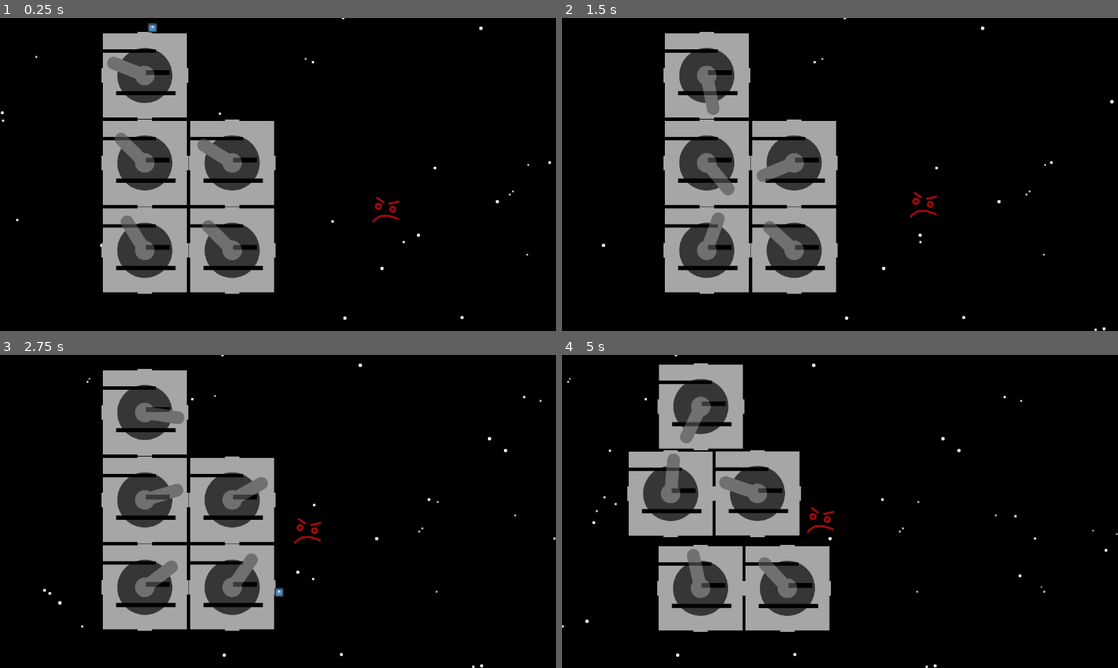
Above: before the commit, frames 1-4 (two rows, left to right).
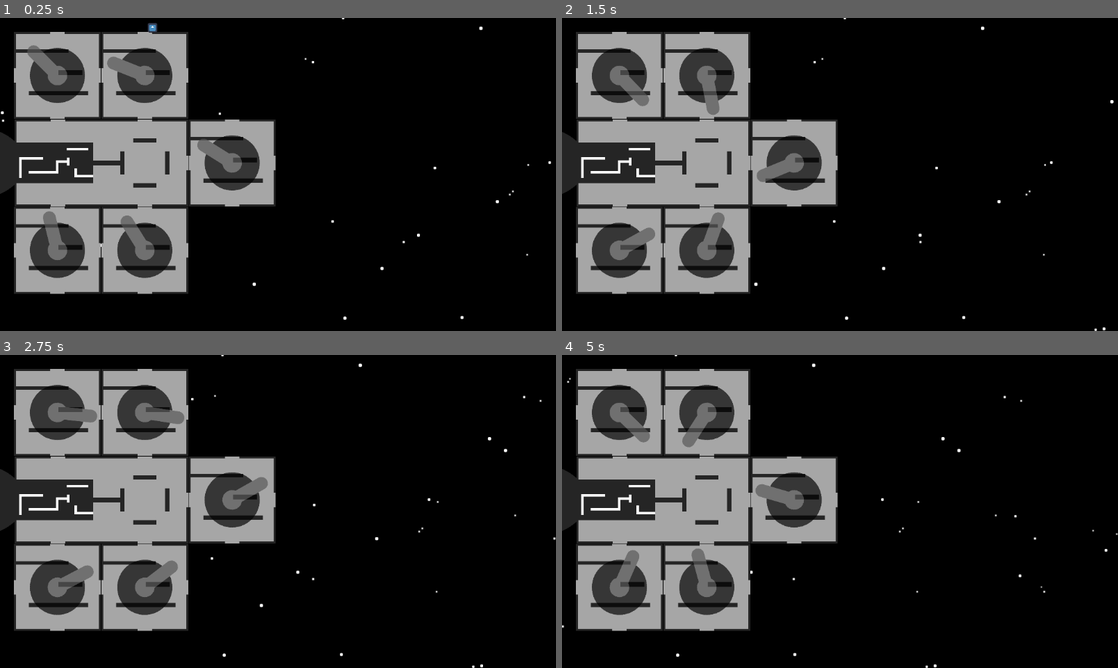
Above: after the commit, the same moments.

Repository: BreannaBre/GodotProject
Game: Godot game, scene res://scenes/main.tscn
The game is run twice, just before and just after one commit, with the same random seed, the same clock (stepped at 60 frames per second) and the same inputs. The engine's default icon, where the game draws it, is replaced by a stand-in: a white triangle on a blue panel in a dark square.
Inputs (mouse positions are in pixels of both pictures, inside the frame that each line leads up to):
- Up to frame 1 (0.25 s): no input
- Up to frame 2 (1.5 s): move the mouse to (962, 158) at 0.52 s; hold D (Player1Right) from 0.53 s (still down); click (962, 158) at 0.67 s; tap Space (Player1Jump) at 0.77 s; move the mouse to (728, 190) at 1.27 s
- Up to frame 3 (2.75 s): tap Space (Player1Jump) at 1.52 s; move the mouse to (333, 442) at 2.02 s; release D (Player1Right) at 2.03 s; hold A (Player1Left) from 2.03 s (still down)
- Up to frame 4 (5 s): move the mouse to (812, 574) at 2.77 s; release A (Player1Left) at 2.78 s; hold D (Player1Right) 2.78-4.28 s; click (812, 574) at 2.92 s; tap Space (Player1Jump) at 3.02, 3.77, 4.52 s; move the mouse to (1006, 558) at 3.52 s; move the mouse to (673, 464) at 4.27 s; hold A (Player1Left) from 4.28 s (still down)

The runs differ from the first frame. In frame 1, 20% of the frame differs, in the area x 0-72%, y 4-89%; in frame 2, 20%; in frame 3, 20%; in frame 4, 25%, in the area x 0-50%, y 2-89%.

Commit message:
kernel room

Diff:
--- a/scenes/gunnery.tscn
+++ b/scenes/gunnery.tscn
@@ -15,16 +15,16 @@
 lock_rotation = true
 
 [node name="BottomLeftWall" type="CollisionPolygon2D" parent="Body"]
-polygon = PackedVector2Array(-90, 15, -87, 15, -87, 87, -15, 87, -15, 90, -90, 90)
+polygon = PackedVector2Array(-90, 15, -86, 15, -86, 86, -15, 86, -15, 90, -90, 90)
 
 [node name="BottomRightWall" type="CollisionPolygon2D" parent="Body"]
-polygon = PackedVector2Array(15, 90, 15, 87, 87, 87, 87, 15, 90, 15, 90, 90)
+polygon = PackedVector2Array(15, 90, 15, 86, 86, 86, 86, 15, 90, 15, 90, 90)
 
 [node name="TopLeftWall" type="CollisionPolygon2D" parent="Body"]
-polygon = PackedVector2Array(-90, -15, -87, -15, -87, -47, 23, -47, 23, -54, -87, -54, -87, -87, -15, -87, -15, -90, -90, -90)
+polygon = PackedVector2Array(-90, -15, -86, -15, -86, -47, 23, -47, 23, -54, -86, -54, -86, -86, -15, -86, -15, -90, -90, -90)
 
 [node name="TopRightWall" type="CollisionPolygon2D" parent="Body"]
-polygon = PackedVector2Array(15, -90, 15, -87, 87, -87, 87, -15, 90, -15, 90, -90)
+polygon = PackedVector2Array(15, -90, 15, -86, 86, -86, 86, -15, 90, -15, 90, -90)
 
 [node name="Platform1" type="CollisionPolygon2D" parent="Body"]
 polygon = PackedVector2Array(2, -1, 51, -1, 51, -11, 2, -11)
--- /dev/null
+++ b/scenes/kernel.gd
@@ -0,0 +1,12 @@
+class_name Kernel
+extends Room
+
+var body: RigidBody2D
+
+func _ready() -> void:
+	var body_unsafe := get_node("%Body")
+	assert(body_unsafe is RigidBody2D, "Somebody's been mucking with the kernel nodes")
+	body = body_unsafe as RigidBody2D
+
+func set_pos(new_pos: Vector2) -> void:
+	body.transform.origin = new_pos
--- /dev/null
+++ b/scenes/kernel.tscn
@@ -0,0 +1,43 @@
+[gd_scene load_steps=3 format=3 uid="uid://cq08a7fgpj42a"]
+
+[ext_resource type="Script" path="res://scenes/kernel.gd" id="1_15tl8"]
+[ext_resource type="Texture2D" uid="uid://ddx7es4joljid" path="res://assets/kernel_base.png" id="2_35qa1"]
+
+[node name="Kernel" type="Node2D"]
+position = Vector2(-135, 0)
+script = ExtResource("1_15tl8")
+
+[node name="Body" type="RigidBody2D" parent="."]
+unique_name_in_owner = true
+collision_layer = 8
+collision_mask = 12
+gravity_scale = 0.0
+lock_rotation = true
+
+[node name="Sprite2D" type="Sprite2D" parent="Body"]
+scale = Vector2(0.6, 0.6)
+texture = ExtResource("2_35qa1")
+
+[node name="Thruster" type="CollisionPolygon2D" parent="Body"]
+polygon = PackedVector2Array(-60, -90, -60, -86, -131, -86, -131, -42, 28, -42, 28, -4, 84, -4, 84, -24, 93, -24, 93, 24, 84, 24, 84, 4, 28, 4, 28, 42, -131, 42, -131, 86, -60, 86, -60, 90, -135, 90, -135, 46, -191, 73, -191, -73, -135, -46, -135, -90)
+
+[node name="BottomWall" type="CollisionPolygon2D" parent="Body"]
+polygon = PackedVector2Array(-30, 90, -30, 86, 120, 86, 120, 90)
+
+[node name="TopWall" type="CollisionPolygon2D" parent="Body"]
+polygon = PackedVector2Array(-30, -90, -30, -86, 120, -86, 120, -90)
+
+[node name="CollisionPolygon2D5" type="CollisionPolygon2D" parent="Body"]
+polygon = PackedVector2Array(111, 42, 159, 42, 159, 51, 111, 51)
+
+[node name="CollisionPolygon2D6" type="CollisionPolygon2D" parent="Body"]
+polygon = PackedVector2Array(177, 24, 186, 24, 186, -24, 177, -24)
+
+[node name="CollisionPolygon2D7" type="CollisionPolygon2D" parent="Body"]
+polygon = PackedVector2Array(111, -42, 159, -42, 159, -51, 111, -51)
+
+[node name="CollisionPolygon2D8" type="CollisionPolygon2D" parent="Body"]
+polygon = PackedVector2Array(150, 90, 150, 86, 221, 86, 221, 15, 225, 15, 225, 90)
+
+[node name="CollisionPolygon2D9" type="CollisionPolygon2D" parent="Body"]
+polygon = PackedVector2Array(150, -86, 150, -90, 225, -90, 225, -15, 221, -15, 221, -86)
--- a/src/main.gd
+++ b/src/main.gd
@@ -1,5 +1,6 @@
 extends Node2D
 
+const KERNEL_SCENE := preload("res://scenes/kernel.tscn")
 const GUNNERY_SCENE := preload("res://scenes/gunnery.tscn")
 var rooms: Array[Room] = []
 const ANGRY_FACE_SCENE := preload("res://scenes/angry_face.tscn")
@@ -7,14 +8,15 @@
 
 # Called when the node enters the scene tree for the first time.
 func _ready() -> void:
-	add_room(GUNNERY_SCENE, Vector2(300,300)).set_sleep(false)
+	add_room(KERNEL_SCENE, Vector2(300,300)).set_sleep(false)
+	add_room(GUNNERY_SCENE, Vector2(300-181,300-181)).set_sleep(false)
+	add_room(GUNNERY_SCENE, Vector2(300,300-181)).set_sleep(false)
 	add_room(GUNNERY_SCENE, Vector2(300+181,300)).set_sleep(false)
-	add_room(GUNNERY_SCENE, Vector2(300+181,300+181)).set_sleep(false)
 	add_room(GUNNERY_SCENE, Vector2(300,300+181)).set_sleep(false)
-	add_room(GUNNERY_SCENE, Vector2(300,300-181)).set_sleep(false)
-	var new_enemy := add_enemy(ANGRY_FACE_SCENE, Vector2(800, 400))
-	new_enemy.set_target(Vector2(300,300))
-	new_enemy.set_sleep(false)
+	add_room(GUNNERY_SCENE, Vector2(300-181,300+181)).set_sleep(false)
+	#var new_enemy := add_enemy(ANGRY_FACE_SCENE, Vector2(800, 400))
+	#new_enemy.set_target(Vector2(300,300))
+	#new_enemy.set_sleep(false)
 
 func _input(event: InputEvent) -> void:
 	if event is InputEventMouseButton:
Binary file changed: assets/gunnery_base.png
Binary file added: assets/kernel_base.png
Not shown, added: assets/kernel_base.png.import
